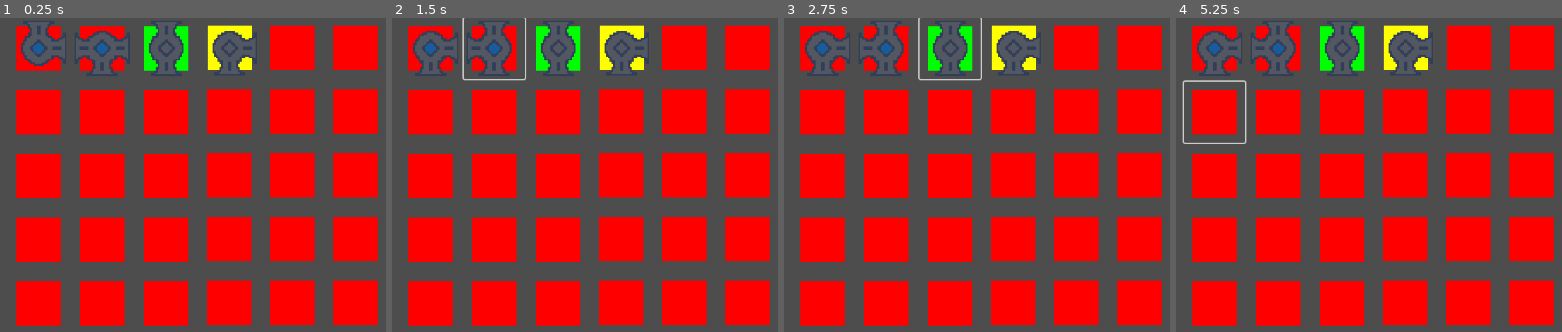
Above: before the commit, frames 1-4 (left to right).
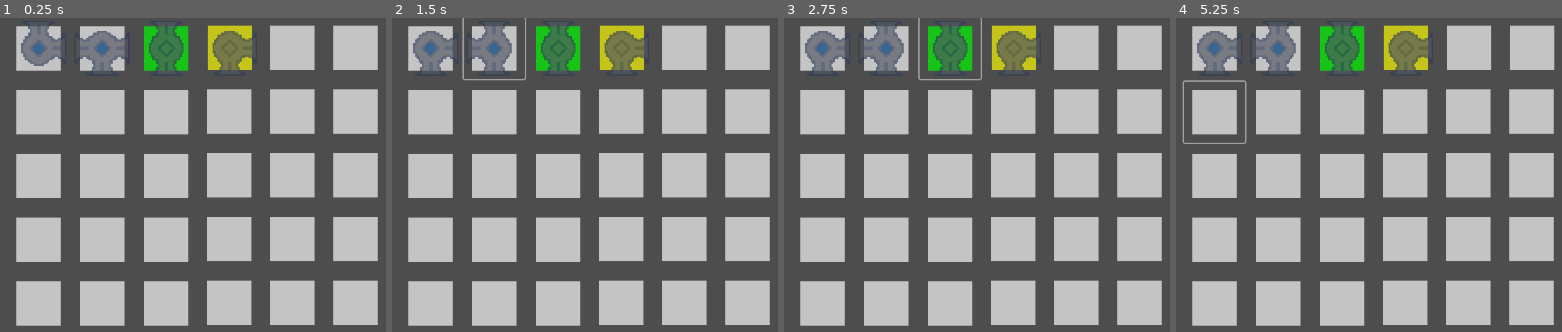
Above: after the commit, the same moments.

Repository: Daniel-M-C/CalgaryHacks2025
Game: Godot game, scene res://World/pipe_puzzle_room.tscn
Same seed, same stepped clock (60 frames per second), same inputs: the game is played once before the commit and once after it. This scene is started directly instead of the project's main scene.
Inputs (mouse positions are in pixels of both pictures, inside the frame that each line leads up to):
- Up to frame 1 (0.25 s): no input
- Up to frame 2 (1.5 s): click (430, 49) at 0.5 s; click (492, 49) at 1.25 s
- Up to frame 3 (2.75 s): click (949, 49) at 2 s
- Up to frame 4 (5.25 s): click (1403, 49) at 2.75 s; click (1469, 49) at 3.5 s; click (1531, 49) at 4.25 s; click (1214, 112) at 5 s

The runs differ from the first frame. In frame 1, 50% of the frame differs, in the area x 4-98%, y 2-99%; in frame 2, 50%; in frame 3, 50%; in frame 4, 50%, in the area x 1-99%, y 2-99%.

Commit message:
Puzzle signal

Diff:
--- a/World/InteractibleObjects/pipe_puzzle.gd
+++ b/World/InteractibleObjects/pipe_puzzle.gd
@@ -1,8 +1,12 @@
 @tool
 extends GridContainer
+class_name PipePuzzle
 
-@export var start_pipe : Button
-@export var end_pipe : Button
+## Emmited when the puzzle is finished
+signal PuzzleFinished
+
+@export var start_pipe : PipeSection
+@export var end_pipe : PipeSection
 
 enum PIPE_COLOR {
 	RED,
@@ -34,9 +38,19 @@
 	#for i in get_children():
 		# re-runs setter because it wasn't working
 		#i.starting_rotation = i.starting_rotation
+	if end_pipe:
+		end_pipe.IsFull.connect(finish_puzzle)
 	pass
 
 func is_color_active(color : int):
 	## color refs to pipe color.
 	# could just check, but functions are nice.
 	return color == active_color
+
+
+func finish_puzzle():
+	# Should somehow show that things are done
+	modulate = Color.hex(0xffffffaa)
+	PuzzleFinished.emit()
+	# disable moving of pipes
+	active_color = -1
--- a/World/InteractibleObjects/pipe_puzzle.tscn
+++ b/World/InteractibleObjects/pipe_puzzle.tscn
@@ -7,6 +7,7 @@
 [ext_resource type="Texture2D" uid="uid://pbf6b5olci6q" path="res://Assets/Environment/pipe_two_straight.png" id="4_5vxyr"]
 
 [node name="PipePuzzle" type="GridContainer" node_paths=PackedStringArray("start_pipe")]
+modulate = Color(1, 1, 1, 0.666667)
 anchors_preset = -1
 anchor_left = 0.544
 anchor_right = 1.0
@@ -24,7 +25,6 @@
 custom_minimum_size = Vector2(0, 85)
 layout_mode = 2
 icon = ExtResource("2_0jhvd")
-color = 0
 default_used_ports = Array[bool]([true, true, false, false])
 pipe_type = 1
 
@@ -32,7 +32,6 @@
 custom_minimum_size = Vector2(0, 84)
 layout_mode = 2
 icon = ExtResource("2_3h88w")
-color = 0
 default_used_ports = Array[bool]([false, true, true, true])
 pipe_type = 3
 starting_rotation = 2
@@ -57,129 +56,103 @@
 [node name="PipeSection5" parent="." instance=ExtResource("1_g2en0")]
 custom_minimum_size = Vector2(0, 84)
 layout_mode = 2
-color = 0
 
 [node name="PipeSection6" parent="." instance=ExtResource("1_g2en0")]
 custom_minimum_size = Vector2(0, 84)
 layout_mode = 2
-color = 0
 
 [node name="PipeSection7" parent="." instance=ExtResource("1_g2en0")]
 custom_minimum_size = Vector2(0, 85)
 layout_mode = 2
-color = 0
 
 [node name="PipeSection8" parent="." instance=ExtResource("1_g2en0")]
 custom_minimum_size = Vector2(0, 84)
 layout_mode = 2
-color = 0
 
 [node name="PipeSection9" parent="." instance=ExtResource("1_g2en0")]
 custom_minimum_size = Vector2(0, 84)
 layout_mode = 2
-color = 0
 
 [node name="PipeSection10" parent="." instance=ExtResource("1_g2en0")]
 custom_minimum_size = Vector2(0, 84)
 layout_mode = 2
-color = 0
 
 [node name="PipeSection11" parent="." instance=ExtResource("1_g2en0")]
 custom_minimum_size = Vector2(0, 84)
 layout_mode = 2
-color = 0
 
 [node name="PipeSection12" parent="." instance=ExtResource("1_g2en0")]
 custom_minimum_size = Vector2(0, 84)
 layout_mode = 2
-color = 0
 
 [node name="PipeSection13" parent="." instance=ExtResource("1_g2en0")]
 custom_minimum_size = Vector2(0, 85)
 layout_mode = 2
-color = 0
 
 [node name="PipeSection14" parent="." instance=ExtResource("1_g2en0")]
 custom_minimum_size = Vector2(0, 84)
 layout_mode = 2
-color = 0
 
 [node name="PipeSection15" parent="." instance=ExtResource("1_g2en0")]
 custom_minimum_size = Vector2(0, 84)
 layout_mode = 2
-color = 0
 
 [node name="PipeSection16" parent="." instance=ExtResource("1_g2en0")]
 custom_minimum_size = Vector2(0, 84)
 layout_mode = 2
-color = 0
 
 [node name="PipeSection17" parent="." instance=ExtResource("1_g2en0")]
 custom_minimum_size = Vector2(0, 84)
 layout_mode = 2
-color = 0
 
 [node name="PipeSection18" parent="." instance=ExtResource("1_g2en0")]
 custom_minimum_size = Vector2(0, 84)
 layout_mode = 2
-color = 0
 
 [node name="PipeSection19" parent="." instance=ExtResource("1_g2en0")]
 custom_minimum_size = Vector2(0, 85)
 layout_mode = 2
-color = 0
 
 [node name="PipeSection20" parent="." instance=ExtResource("1_g2en0")]
 custom_minimum_size = Vector2(0, 84)
 layout_mode = 2
-color = 0
 
 [node name="PipeSection21" parent="." instance=ExtResource("1_g2en0")]
 custom_minimum_size = Vector2(0, 84)
 layout_mode = 2
-color = 0
 
 [node name="PipeSection22" parent="." instance=ExtResource("1_g2en0")]
 custom_minimum_size = Vector2(0, 84)
 layout_mode = 2
-color = 0
 
 [node name="PipeSection23" parent="." instance=ExtResource("1_g2en0")]
 custom_minimum_size = Vector2(0, 84)
 layout_mode = 2
-color = 0
 
 [node name="PipeSection24" parent="." instance=ExtResource("1_g2en0")]
 custom_minimum_size = Vector2(0, 84)
 layout_mode = 2
-color = 0
 
 [node name="PipeSection25" parent="." instance=ExtResource("1_g2en0")]
 custom_minimum_size = Vector2(0, 85)
 layout_mode = 2
-color = 0
 
 [node name="PipeSection26" parent="." instance=ExtResource("1_g2en0")]
 custom_minimum_size = Vector2(0, 84)
 layout_mode = 2
-color = 0
 
 [node name="PipeSection27" parent="." instance=ExtResource("1_g2en0")]
 custom_minimum_size = Vector2(0, 84)
 layout_mode = 2
-color = 0
 
 [node name="PipeSection28" parent="." instance=ExtResource("1_g2en0")]
 custom_minimum_size = Vector2(0, 84)
 layout_mode = 2
-color = 0
 
 [node name="PipeSection29" parent="." instance=ExtResource("1_g2en0")]
 custom_minimum_size = Vector2(0, 84)
 layout_mode = 2
-color = 0
 
 [node name="PipeSection30" parent="." instance=ExtResource("1_g2en0")]
 custom_minimum_size = Vector2(0, 84)
 layout_mode = 2
-color = 0
--- a/World/InteractibleObjects/pipe_section.gd
+++ b/World/InteractibleObjects/pipe_section.gd
@@ -1,5 +1,6 @@
 @tool
 extends Button
+class_name PipeSection
 
 # region color
 @onready var color_indicator: TextureRect = $ColorIndicator
@@ -91,6 +92,9 @@
 		for i in range(val):
 			rotate_once()
 
+
+signal IsFull
+
 @onready var full_indicator: TextureRect = $FullIndicator
 
 ## Done as an int so that it counts how many are filling it
@@ -113,6 +117,7 @@
 
 			await get_tree().process_frame
 			full_indicator.visible = full
+			IsFull.emit()
 
 func _ready():
 	# runs the setter
--- a/World/InteractibleObjects/pipe_section.tscn
+++ b/World/InteractibleObjects/pipe_section.tscn
@@ -24,7 +24,6 @@
 flat = true
 expand_icon = true
 script = ExtResource("2_dqvcp")
-color = null
 
 [node name="FullIndicator" type="TextureRect" parent="."]
 visible = false
--- a/World/main_world.tscn
+++ b/World/main_world.tscn
@@ -1,15 +1,13 @@
-[gd_scene load_steps=5 format=3 uid="uid://i5nl44n31aam"]
+[gd_scene load_steps=4 format=3 uid="uid://i5nl44n31aam"]
 
 [ext_resource type="PackedScene" uid="uid://dwryfod28727j" path="res://World/InteractibleObjects/draggable_platform.tscn" id="1_16qqv"]
 [ext_resource type="PackedScene" uid="uid://ctkpfei25vhd4" path="res://player_one.tscn" id="2_rocas"]
-[ext_resource type="PackedScene" uid="uid://bhsrdhvqho0uw" path="res://cable.tscn" id="3_r6447"]
-[ext_resource type="PackedScene" uid="uid://cvl2y5enk7w5q" path="res://plug.tscn" id="4_r6447"]
+[ext_resource type="PackedScene" path="res://cable.tscn" id="3_r6447"]
 
 [node name="MainWorld" type="Node2D"]
 
 [node name="DraggablePlatform" parent="." instance=ExtResource("1_16qqv")]
 position = Vector2(345, 212)
-
 lock_x = true
 
 [node name="PlayerOne" parent="." instance=ExtResource("2_rocas")]
Not shown, added: Assets/Sprites/Damage/damage1.png.import
Not shown, added: Assets/Sprites/Damage/damage2.png.import
Not shown, added: Assets/Sprites/Fall/fall-1.png.import
Not shown, added: Assets/Sprites/Fall/fall-2.png.import
Not shown, added: Assets/Sprites/Fall/fall-3.png.import
Not shown, added: Assets/Sprites/Fall/fall-4.png.import
Not shown, added: Assets/Sprites/Idle/Base1_closed.png.import
Not shown, added: Assets/Sprites/Idle/Base1_open.png.import
Not shown, added: Assets/Sprites/Jump/jump-1.png.import
Not shown, added: Assets/Sprites/Jump/jump-2.png.import
Not shown, added: Assets/Sprites/Jump/jump-3.png.import
Not shown, added: Assets/Sprites/Jump/jump-4.png.import
(and 13 more such lines)
